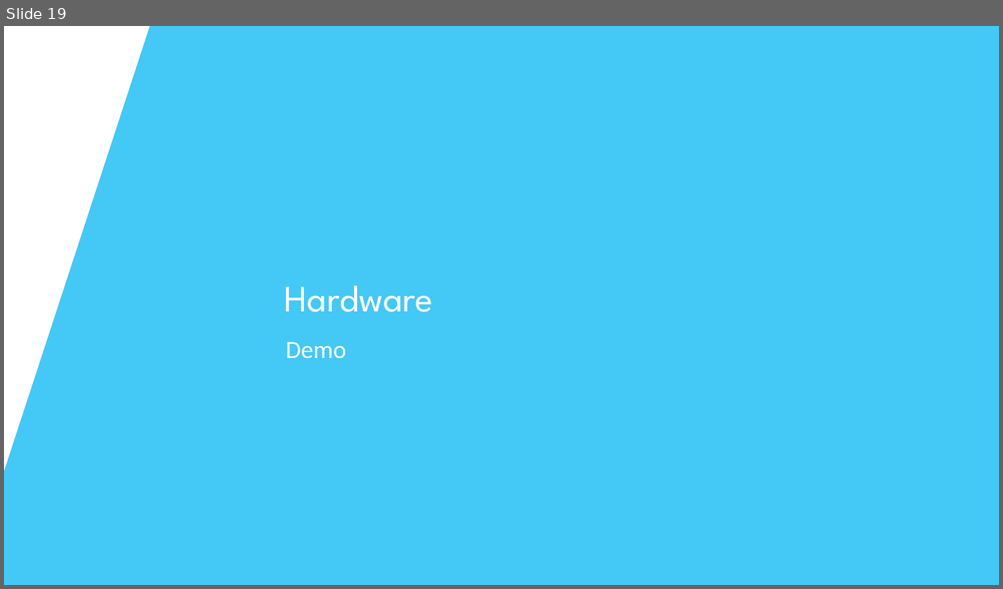
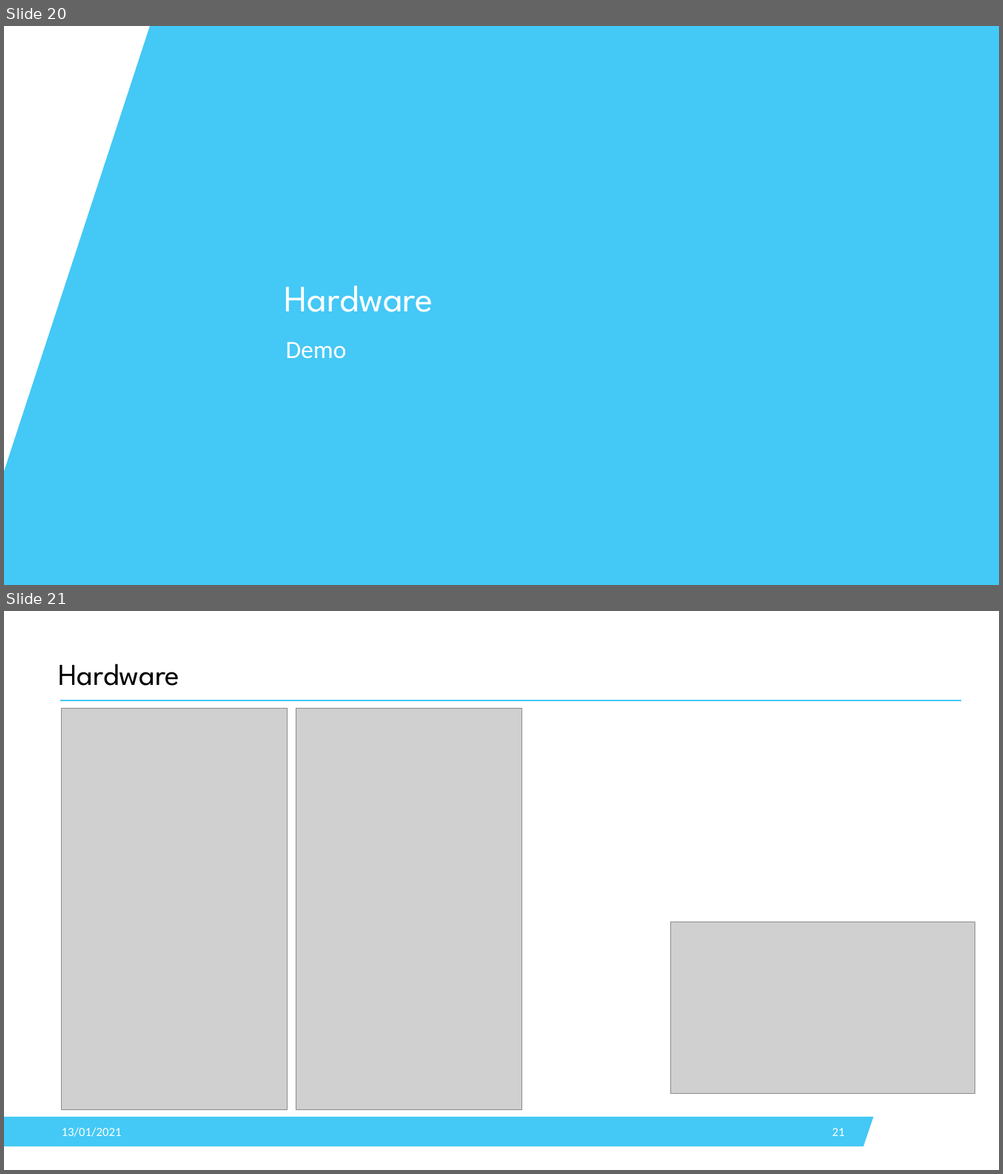
Before and after one commit to SoensJakob/Team-Project-Twister-2.0, a slide deck: Documents/Milestone 2/Milestone_2_Presentatie.pptx. Shown one above the other, each under a label of ours: slide 19 before the commit, slides 20 and 21 after it. The pictures are 1003x589 and 1003x1174 pixels, drawn with LibreOffice and Linux fonts; fonts in the diff are those of the drawing; grey boxes stand for pictures; background and template pictures are left out. Boxes give left, top, right and bottom in pixels: in the first picture for what was removed or moved away, otherwise in the second. Text is boxed around its words. In the diff, an @@ line names an element or a change of style, - is before the commit and + after.

```diff
--- a/Documents/Milestone 2/Milestone_2_Presentatie.pptx
+++ b/Documents/Milestone 2/Milestone_2_Presentatie.pptx
@@ slide 21 added at (4, 611, 999, 1170), background #FFFFFF @@
@@ title added at (58, 664, 179, 686), 44 pt, text #000000 @@
+Hardware
@@ line added from (61, 701) to (962, 701), #44C8F5 2.25 pt @@
@@ picture added at (62, 708, 287, 1110) @@
@@ picture added at (296, 708, 521, 1110) @@
@@ picture added at (670, 923, 974, 1093) @@
@@ freeform shape added at (4, 1117, 874, 1147), fill #44C8F5 @@
@@ text added at (62, 1128, 122, 1137), 18 pt, text #FFFFFF @@
+13/01/2021
@@ page number added at (832, 1128, 845, 1136), 18 pt, text #FFFFFF @@
+21
@@ what was slide 19 is now slide 20 @@
```
Also in this commit, not shown: 10 slides changed, 1 other slide added.
